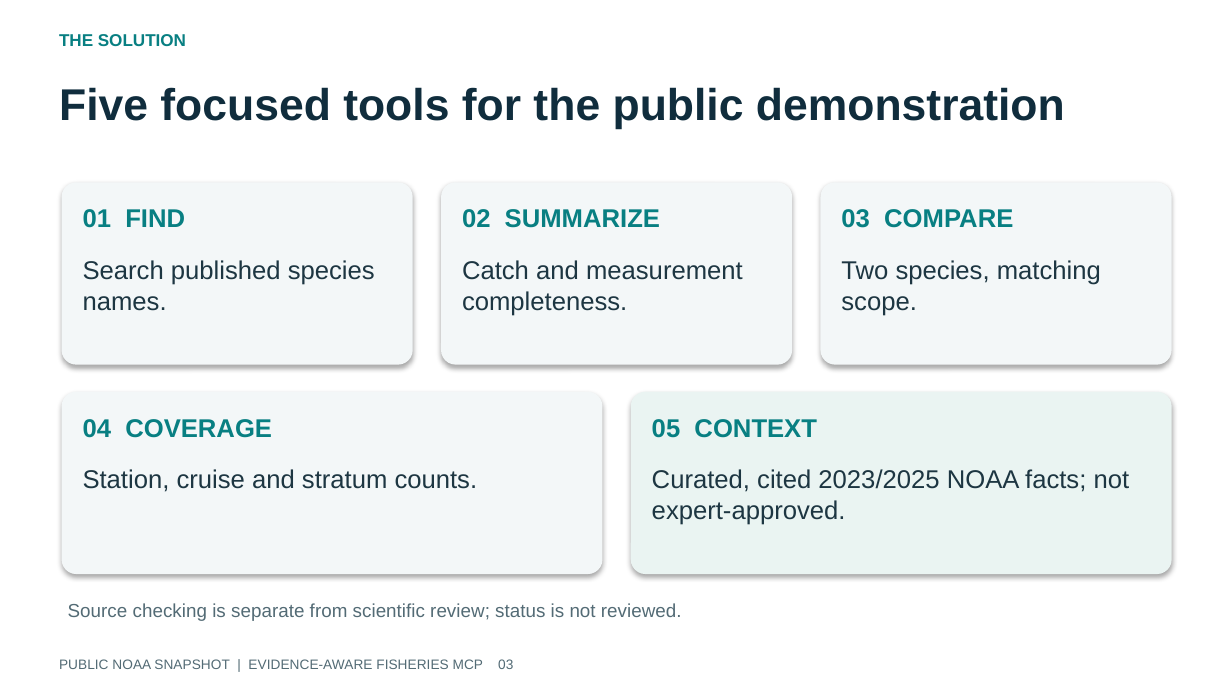
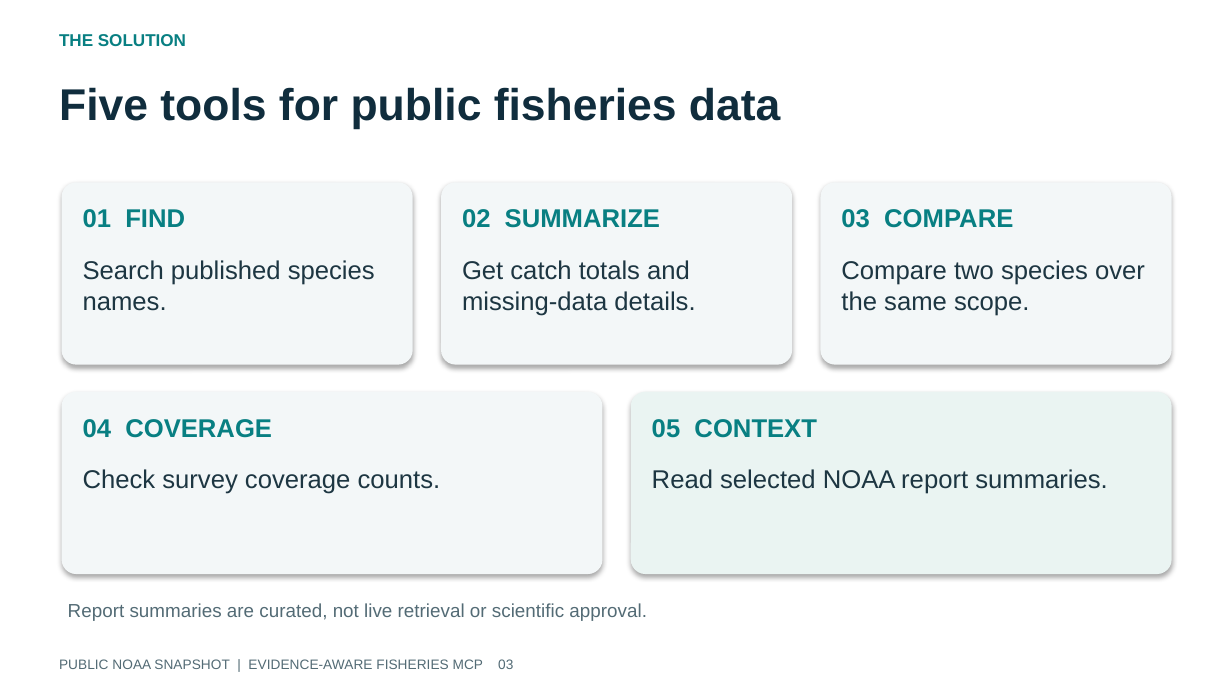
Before and after one commit to gsa-mcp-hackathon/noaa-fisheries-data-gateway, a slide deck: slide 3 of submission/release/fisheries-deck.pptx. Drawn at 1232x693 pixels with LibreOffice and Linux fonts; fonts in the diff are those of the drawing. Boxes give left, top, right and bottom in pixels: in the first picture for what was removed or moved away, otherwise in the second. Text is boxed around its words. In the diff, an @@ line names an element or a change of style, - is before the commit and + after.

```diff
--- a/submission/release/fisheries-deck.pptx
+++ b/submission/release/fisheries-deck.pptx
@@ text at bbox=[59, 87, 780, 130]: text changed @@
-Five focused tools for the public demonstration
+Five tools for public fisheries data
@@ text at bbox=[462, 260, 695, 316]: text changed @@
-Catch and measurement completeness.
+Get catch totals and missing-data details.
@@ text at bbox=[841, 260, 1145, 316]: text changed @@
-Two species, matching scope.
+Compare two species over the same scope.
@@ text at bbox=[83, 469, 441, 494]: text changed @@
-Station, cruise and stratum counts.
+Check survey coverage counts.
@@ text at bbox=[652, 469, 1108, 494]: text changed @@
-Curated, cited 2023/2025 NOAA facts; not expert-approved.
+Read selected NOAA report summaries.
@@ text at bbox=[68, 603, 647, 621]: text changed @@
-Source checking is separate from scientific review; status is not reviewed.
+Report summaries are curated, not live retrieval or scientific approval.
```
Also in this commit, not shown: 11 other slides changed, 12 other files.
